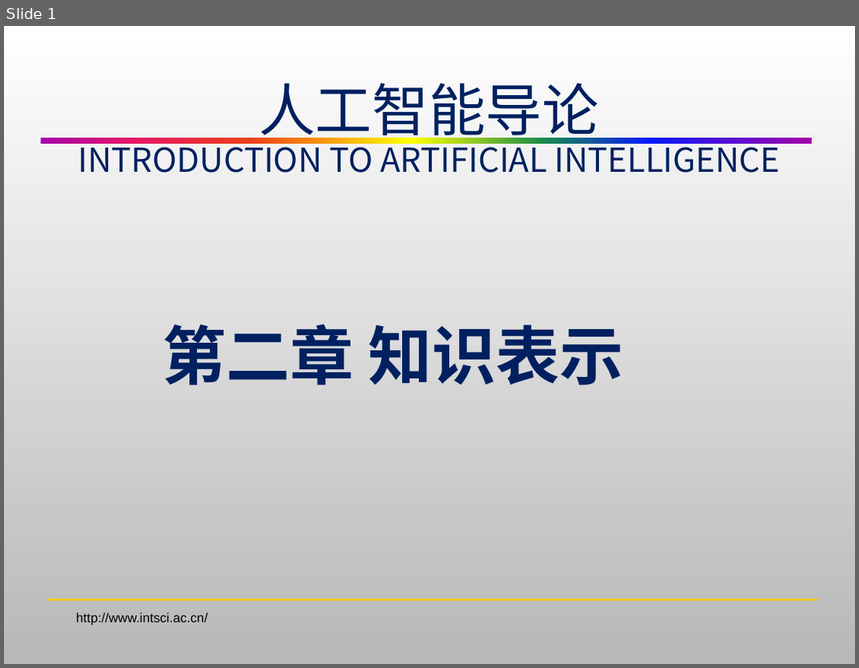
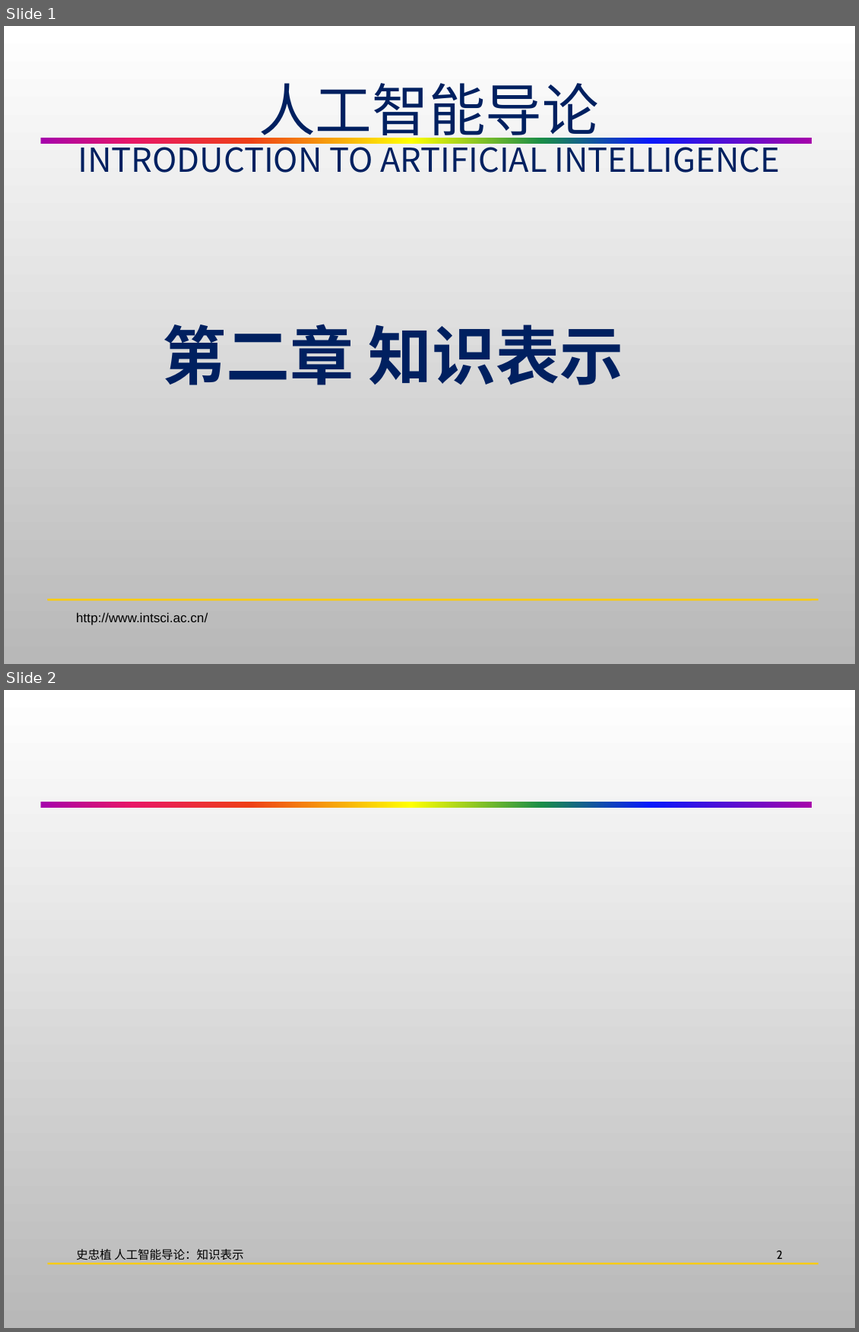
Before and after one commit to HBU/Artificial_Intelligence, a slide deck: AI-PPT-史忠植/AI02知识表示.pptx. Shown one above the other, each under a label of ours: slide 1 before the commit, slides 1 and 2 after it. The pictures are 859x668 and 859x1332 pixels, drawn with LibreOffice and Linux fonts; fonts in the diff are those of the drawing; background and template pictures are left out. Boxes give left, top, right and bottom in pixels: in the first picture for what was removed or moved away, otherwise in the second. Text is boxed around its words. In the diff, an @@ line names an element or a change of style, - is before the commit and + after.

```diff
--- a/AI-PPT-史忠植/AI02知识表示.pptx
+++ b/AI-PPT-史忠植/AI02知识表示.pptx
@@ slide 2 added at (4,690,855,1328), background picture (left out); not listed: 2 template elements that a slide beside it also shows @@
@@ text added at (76,1249,244,1261), 10 pt, text #000000 @@
+史忠植 人工智能导论：知识表示
@@ page number added at (777,1251,783,1259), 10 pt, text #000000 @@
+2
```
Also in this commit, not shown: 2 slides changed.
